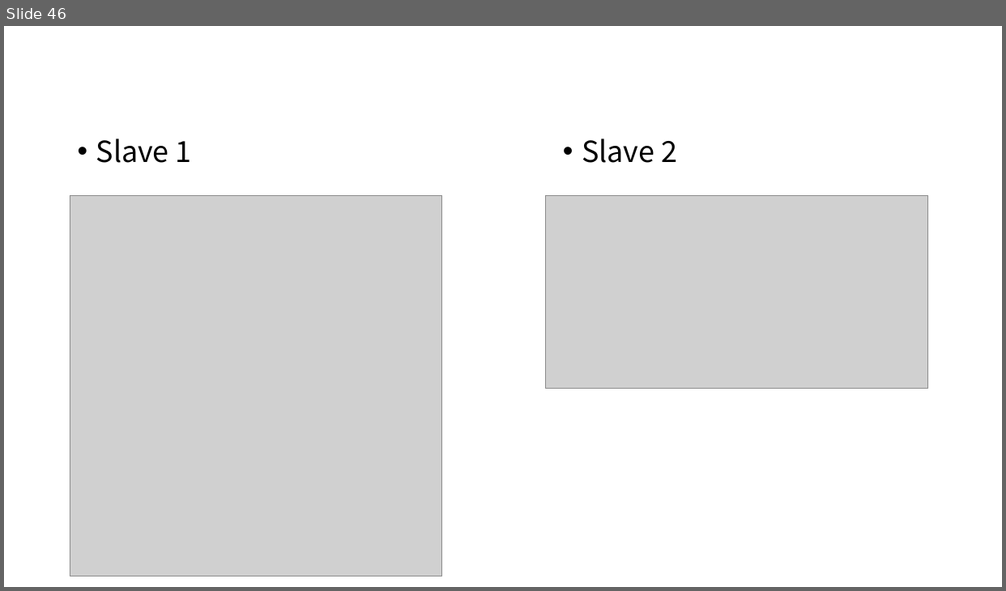
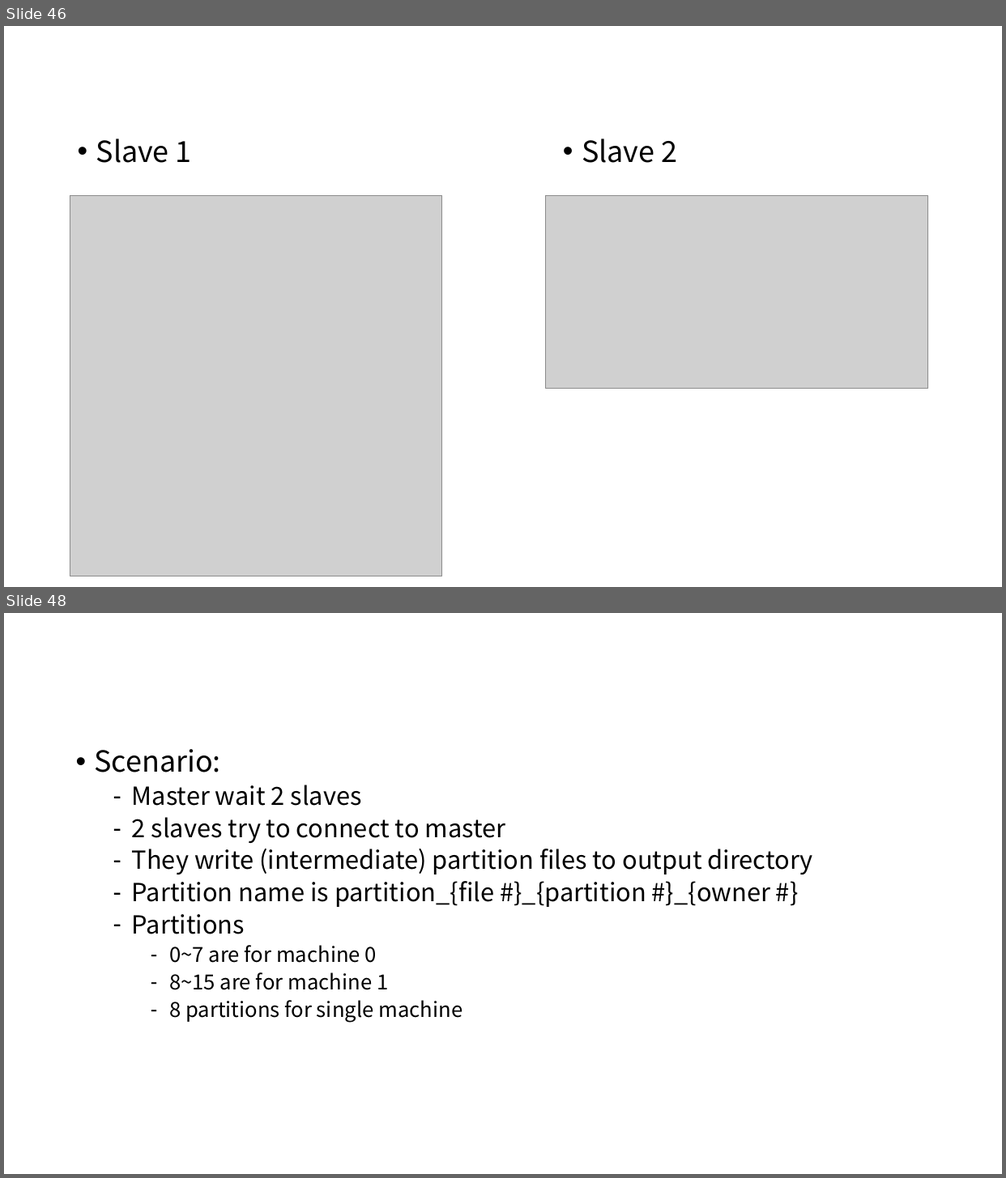
Before and after one commit to Eyebrowmoon/CS490, a slide deck: project.pptx. Shown one above the other, each under a label of ours: slide 46 before the commit, slides 46 and 48 after it; the slides between them are not shown. The pictures are 1006x591 and 1006x1178 pixels, drawn with LibreOffice and Linux fonts; fonts in the diff are those of the drawing; grey boxes stand for pictures. Boxes give left, top, right and bottom in pixels: in the first picture for what was removed or moved away, otherwise in the second. Text is boxed around its words. In the diff, an @@ line names an element or a change of style, - is before the commit and + after.

```diff
--- a/project.pptx
+++ b/project.pptx
@@ slide 48 added at (4,613,1002,1174), background #FFFFFF @@
@@ text added at (95,749,813,1023), 24 pt, text #000000 @@
+• Scenario:
+  – Master wait 2 slaves
+  – 2 slaves try to connect to master
+  – They write (intermediate) partition files to output directory
+  – Partition name is partition_{file #}_{partition #}_{owner #}
+  – Partitions
+    – 0~7 are for machine 0
+    – 8~15 are for machine 1
+    – 8 partitions for single machine
```
Also in this commit, not shown: 1 slide changed, 4 other slides added, 1 other file.
